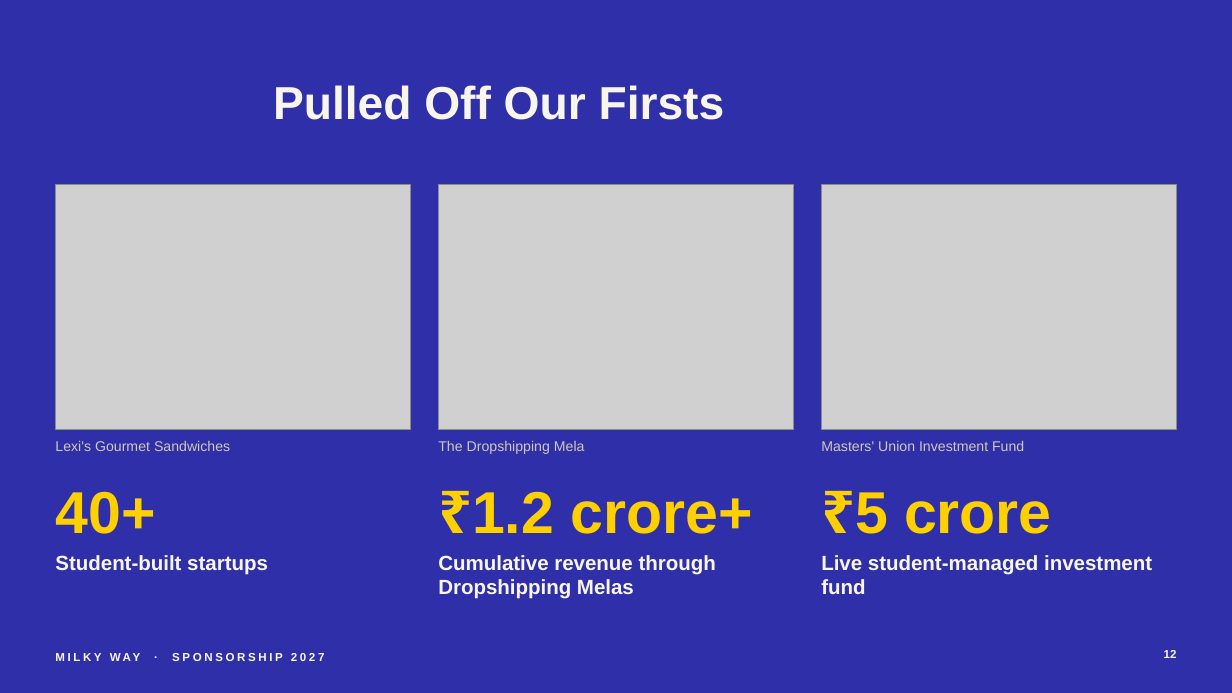
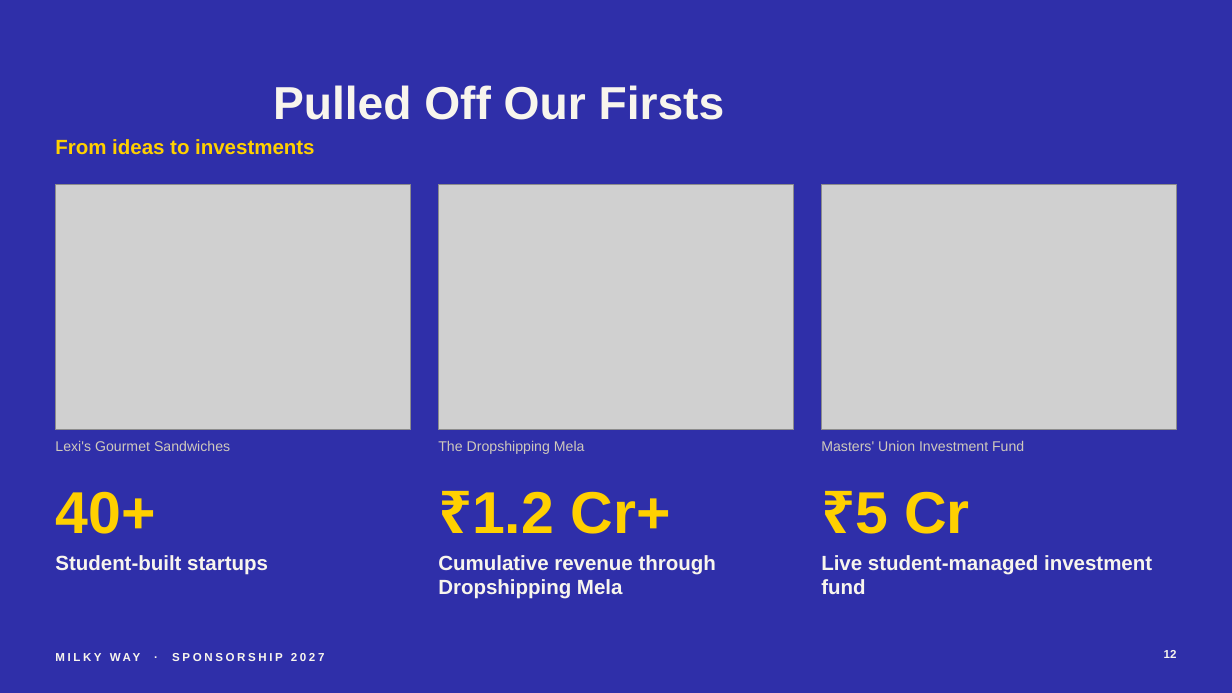
Before and after one commit to adityamittal2103/milkywayspons, a slide deck: slide 12 of deck/Milky-Way-Sponsorship-2027.pptx. Drawn at 1232x693 pixels with LibreOffice and Linux fonts; fonts in the diff are those of the drawing; grey boxes stand for pictures. Boxes give left, top, right and bottom in pixels: in the first picture for what was removed or moved away, otherwise in the second. Text is boxed around its words. In the diff, an @@ line names an element or a change of style, - is before the commit and + after.

```diff
--- a/deck/Milky-Way-Sponsorship-2027.pptx
+++ b/deck/Milky-Way-Sponsorship-2027.pptx
@@ text added at bbox=[55, 139, 314, 154], 16 pt, text #FFD000, bold @@
+From ideas to investments
@@ text at bbox=[472, 491, 670, 534]: text changed @@
-₹1.2 crore+
+₹1.2 Cr+
@@ text at bbox=[855, 491, 970, 534]: text changed @@
-₹5 crore
+₹5 Cr
@@ text at bbox=[438, 555, 716, 599]: text changed @@
-Cumulative revenue through Dropshipping Melas
+Cumulative revenue through Dropshipping Mela
```
Also in this commit, not shown: 14 other slides changed, 16 other files.
